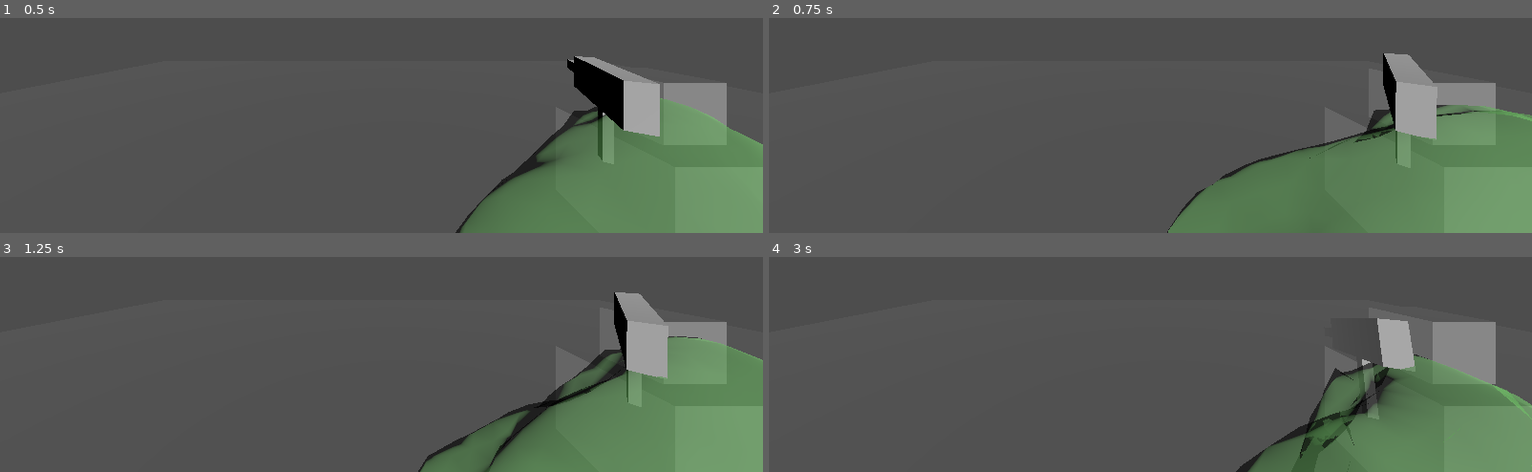
Above: before the commit, frames 1-4 (two rows, left to right).
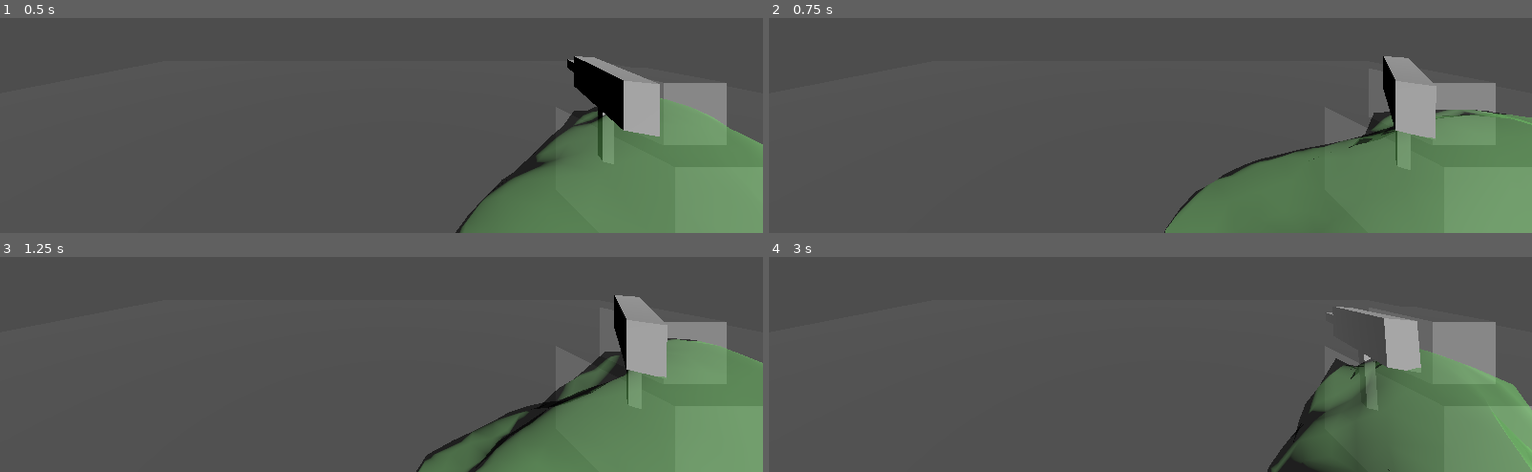
Above: after the commit, the same moments.

Repository: WNPendleton/Oozi
Game: Godot game, scene res://scenes/sandbox.tscn
Same seed, same stepped clock (60 frames per second), same inputs: the game is played once before the commit and once after it.
Inputs (mouse positions are in pixels of both pictures, inside the frame that each line leads up to):
- Up to frame 1 (0.5 s): no input
- Up to frame 2 (0.75 s): move the mouse to (outside the picture) at 0.52 s
- Up to frame 3 (1.25 s): no input
- Up to frame 4 (3 s): move the mouse to (997, 278) at 1.27 s; move the mouse to (outside the picture) at 2.02 s; move the mouse to (1112, 343) at 2.77 s

Frame 1 is identical in both runs. In frame 2, 1.1% of the frame differs, in the area x 51-100%, y 16-100%; in frame 3, 1.2%; in frame 4, 5.2%, in the area x 61-100%, y 23-100%.

Commit message:
Adjusted Arm Rotation Arcs

Diff:
--- a/scenes/sandbox.tscn
+++ b/scenes/sandbox.tscn
@@ -29,7 +29,7 @@
 [node name="Player" type="CharacterBody3D" parent="3DWorld"]
 transform = Transform3D(1, 0, 0, 0, 1, 0, 0, 0, 1, 0, 1.51102, 0)
 script = ExtResource("1_gn5a0")
-arm_range = Vector2(1.25, 1.25)
+arm_range = Vector2(1.25, 0.625)
 arm_base = Vector2(-0.5, 0)
 
 [node name="Camera" type="Camera3D" parent="3DWorld/Player"]
@@ -75,34 +75,34 @@
 pinned_points = [744, 94, 650, 568, 1302, 821, 562, 1056, 1091, 1057]
 attachments/0/point_index = 744
 attachments/0/spatial_attachment_path = NodePath("../Player/ArmAnchor/Line Markers/Back")
-attachments/0/offset = Vector3(-1.43359, -0.332572, 0.309493)
+attachments/0/offset = Vector3(-1.25505, -0.0872414, 0.456197)
 attachments/1/point_index = 94
 attachments/1/spatial_attachment_path = NodePath("../Player/ArmAnchor/Line Markers/Back")
-attachments/1/offset = Vector3(-1.64112, -0.343565, 0.702788)
+attachments/1/offset = Vector3(-1.67397, -0.16844, 0.551881)
 attachments/2/point_index = 650
 attachments/2/spatial_attachment_path = NodePath("../Player/ArmAnchor/Line Markers/Back")
-attachments/2/offset = Vector3(-1.43359, -0.332572, 0.309493)
+attachments/2/offset = Vector3(-1.26489, -0.57381, 0.380916)
 attachments/3/point_index = 568
 attachments/3/spatial_attachment_path = NodePath("../Player/ArmAnchor/Line Markers/Tip")
-attachments/3/offset = Vector3(1.56541, -0.333572, 0.303493)
+attachments/3/offset = Vector3(1.21349, 0.115961, -0.19416)
 attachments/4/point_index = 1302
 attachments/4/spatial_attachment_path = NodePath("../Player/ArmAnchor/Line Markers/Tip")
-attachments/4/offset = Vector3(1.56541, -0.333572, 0.303493)
+attachments/4/offset = Vector3(1.58377, 0.157154, -0.324716)
 attachments/5/point_index = 821
 attachments/5/spatial_attachment_path = NodePath("../Player/ArmAnchor/Line Markers/Tip")
-attachments/5/offset = Vector3(1.56541, -0.333572, 0.303493)
+attachments/5/offset = Vector3(1.35314, -0.25841, -0.279395)
 attachments/6/point_index = 562
 attachments/6/spatial_attachment_path = NodePath("../Player/ArmAnchor/Uzi")
-attachments/6/offset = Vector3(0.398913, -0.333572, 0.272418)
+attachments/6/offset = Vector3(0.169951, 0.213357, -0.0664346)
 attachments/7/point_index = 1056
 attachments/7/spatial_attachment_path = NodePath("../Player/ArmAnchor/Uzi")
-attachments/7/offset = Vector3(0.398913, -0.333572, 0.272418)
+attachments/7/offset = Vector3(0.223372, 0.208783, -0.067336)
 attachments/8/point_index = 1091
 attachments/8/spatial_attachment_path = NodePath("../Player/ArmAnchor/Uzi")
-attachments/8/offset = Vector3(0.398913, -0.333572, 0.272418)
+attachments/8/offset = Vector3(0.243473, 0.212429, -0.116845)
 attachments/9/point_index = 1057
 attachments/9/spatial_attachment_path = NodePath("../Player/ArmAnchor/Uzi")
-attachments/9/offset = Vector3(0.398913, -0.333572, 0.272418)
+attachments/9/offset = Vector3(0.183038, 0.227494, -0.128877)
 
 [node name="Terrain" type="Node3D" parent="3DWorld"]
 
